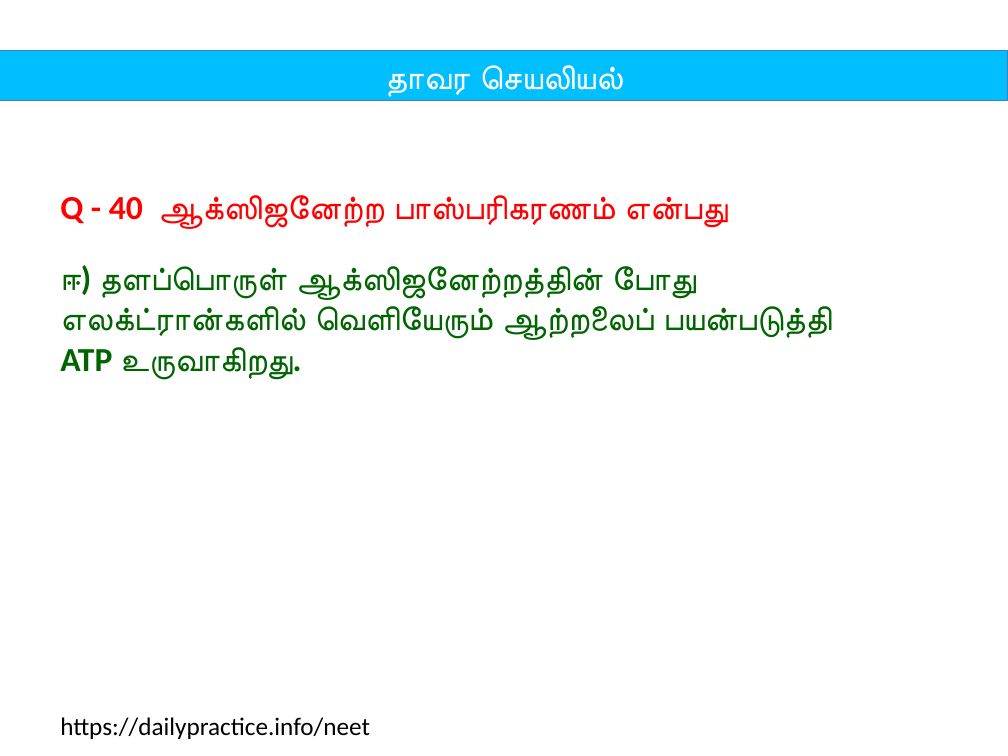
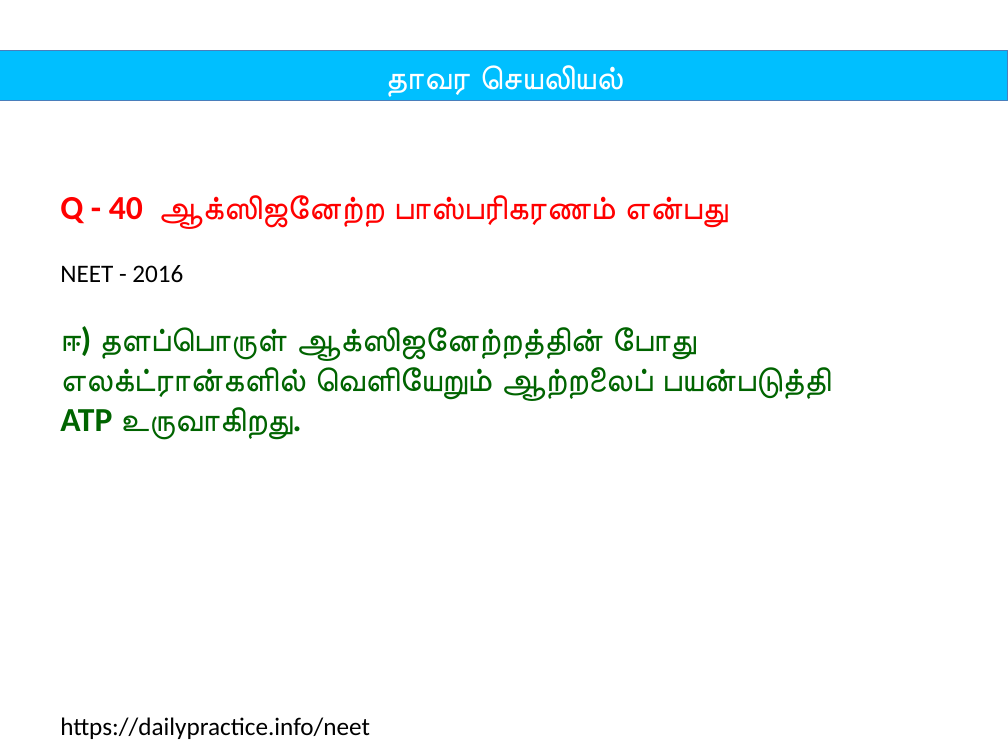
Before and after one commit to tvmani/tvmani.github.io, a slide deck: slide 81 of tamil_biology/unit_05_plant_physiology.pptx. Drawn at 1008x756 pixels with LibreOffice and Linux fonts; fonts in the diff are those of the drawing. Boxes give left, top, right and bottom in pixels: in the first picture for what was removed or moved away, otherwise in the second. Text is boxed around its words. In the diff, an @@ line names an element or a change of style, - is before the commit and + after.

```diff
--- a/tamil_biology/unit_05_plant_physiology.pptx
+++ b/tamil_biology/unit_05_plant_physiology.pptx
@@ text at (60, 265, 831, 440): text changed @@
-ஈ) தளப்பொருள் ஆக்ஸிஜனேற்றத்தின் போது எலக்ட்ரான்களில் வெளியேரும் ஆற்றலைப் பயன்படுத்தி ATP உருவாகிறது.
+NEET - 2016
+ஈ) தளப்பொருள் ஆக்ஸிஜனேற்றத்தின் போது எலக்ட்ரான்களில் வெளியேறும் ஆற்றலைப் பயன்படுத்தி ATP உருவாகிறது.
```
Also in this commit, not shown: 123 other slides changed, 2 slides added, 7 other files.
